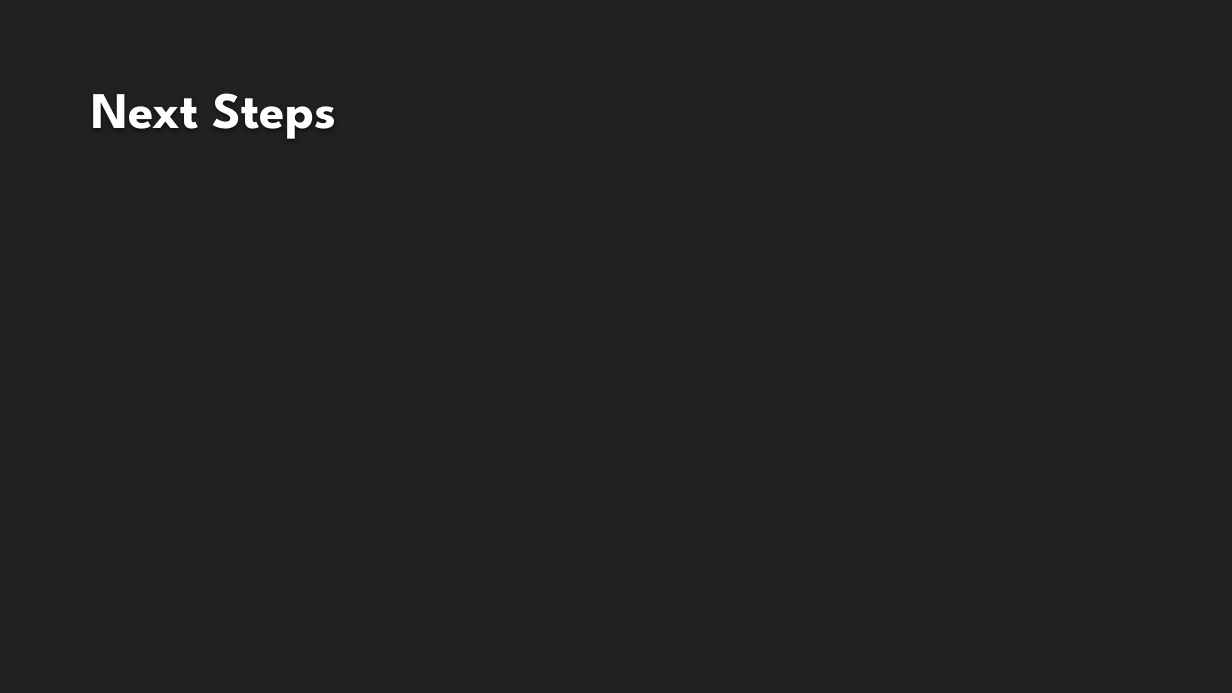
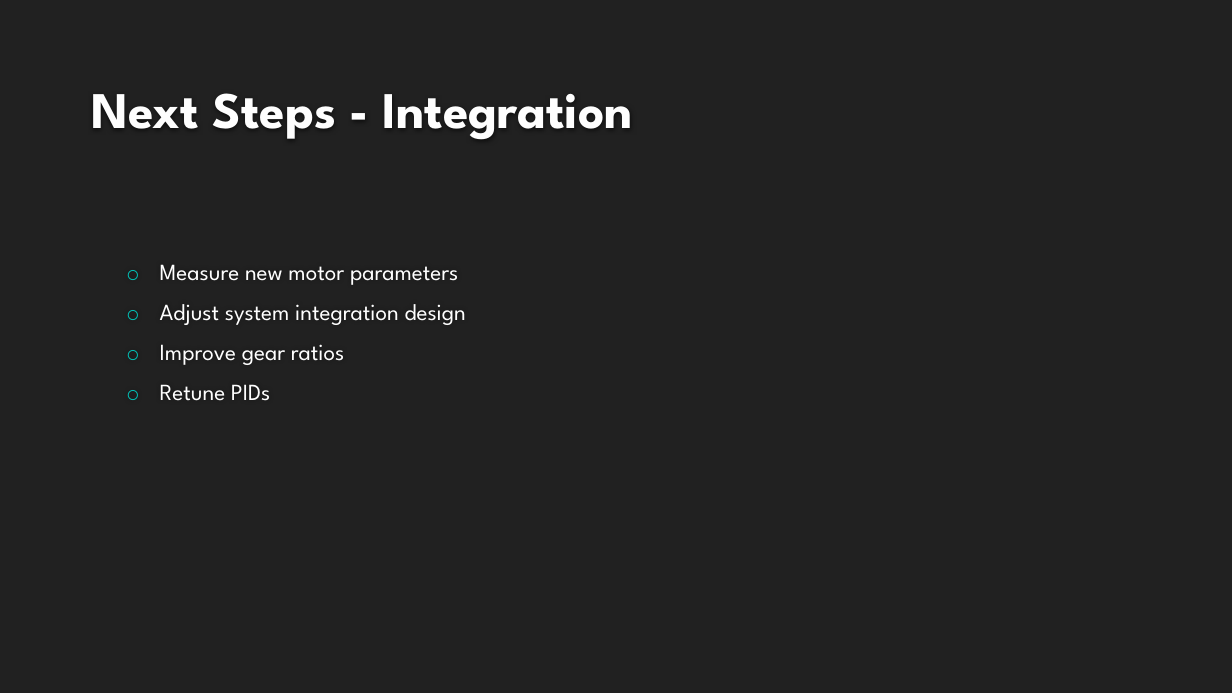
Before and after one commit to lcall3/Controller, a slide deck: slide 17 of doc/report/demo2.pptx (slide 12 before the commit). Drawn at 1232x693 pixels with LibreOffice and Linux fonts; fonts in the diff are those of the drawing; background and template pictures are left out. Boxes give left, top, right and bottom in pixels: in the first picture for what was removed or moved away, otherwise in the second. Text is boxed around its words. In the diff, an @@ line names an element or a change of style, - is before the commit and + after.

```diff
--- a/doc/report/demo2.pptx
+++ b/doc/report/demo2.pptx
@@ title at box(91, 93, 633, 140): text changed @@
-Next Steps
+Next Steps - Integration
@@ text added at box(160, 264, 466, 401), 18 pt, text #FFFFFF @@
+○ Measure new motor parameters
+○ Adjust system integration design
+○ Improve gear ratios
+○ Retune PIDs
```
Also in this commit, not shown: 4 other slides changed, 7 slides added, 2 slides removed, 1 other file.
